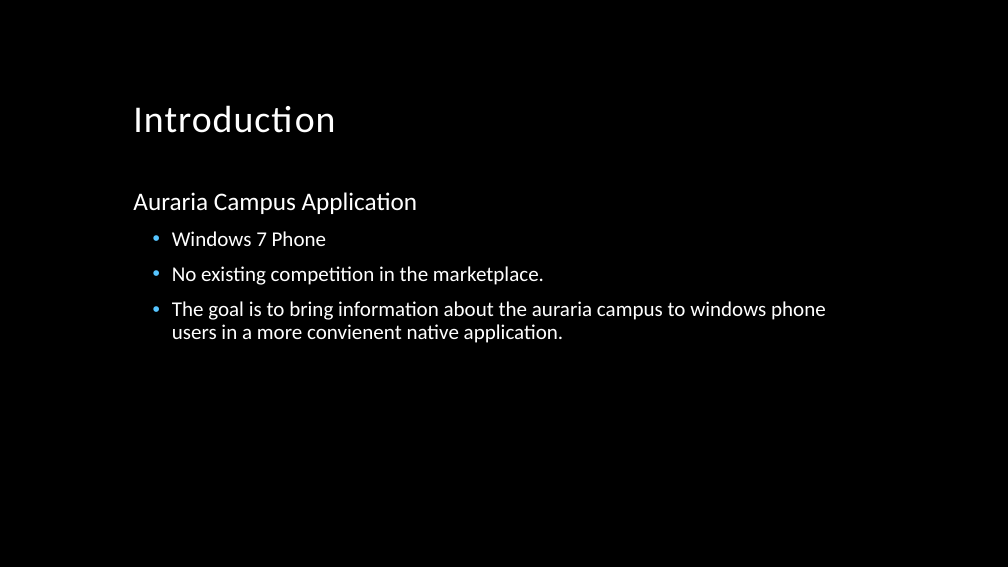
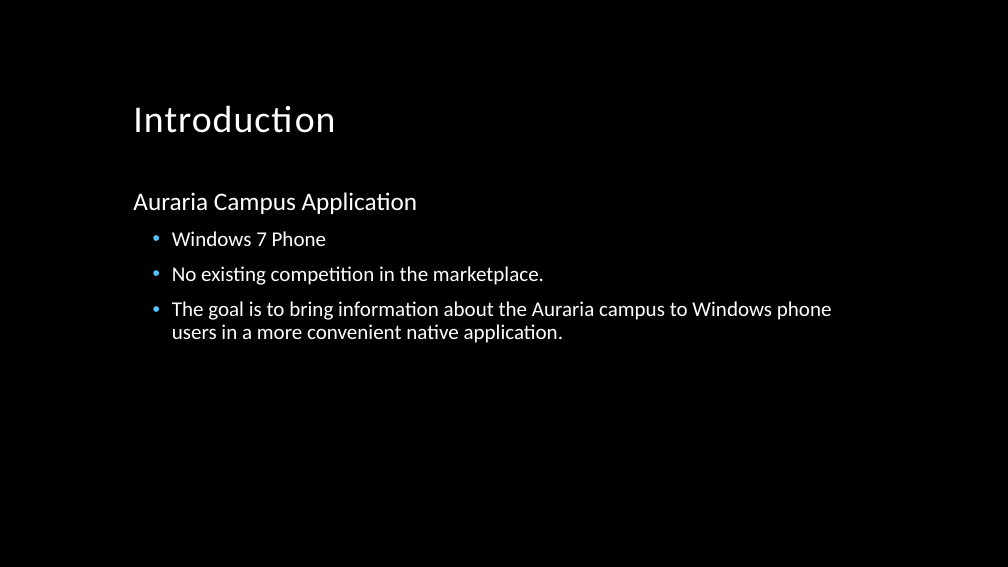
Before and after one commit to EGartin/AurariaCampusAppSE, a slide deck: slide 2 of Auraria Campus App.pptx. Drawn at 1008x567 pixels with LibreOffice and Linux fonts; fonts in the diff are those of the drawing; background and template pictures are left out. Boxes give left, top, right and bottom in pixels: in the first picture for what was removed or moved away, otherwise in the second. Text is boxed around its words. In the diff, an @@ line names an element or a change of style, - is before the commit and + after.

Commit message:
Added some updates to Presentation
Please delete any unnecessary information. Some slides need adjustments.

```diff
--- a/Auraria Campus App.pptx
+++ b/Auraria Campus App.pptx
@@ text at bbox=[172, 301, 832, 343]: text changed @@
-  • The goal is to bring information about the auraria campus to windows phone users in a more convienent native application.
+  • The goal is to bring information about the Auraria campus to Windows phone users in a more convenient native application.
```
Also in this commit, not shown: 2 other slides changed, 8 slides added, 5 slides removed.
